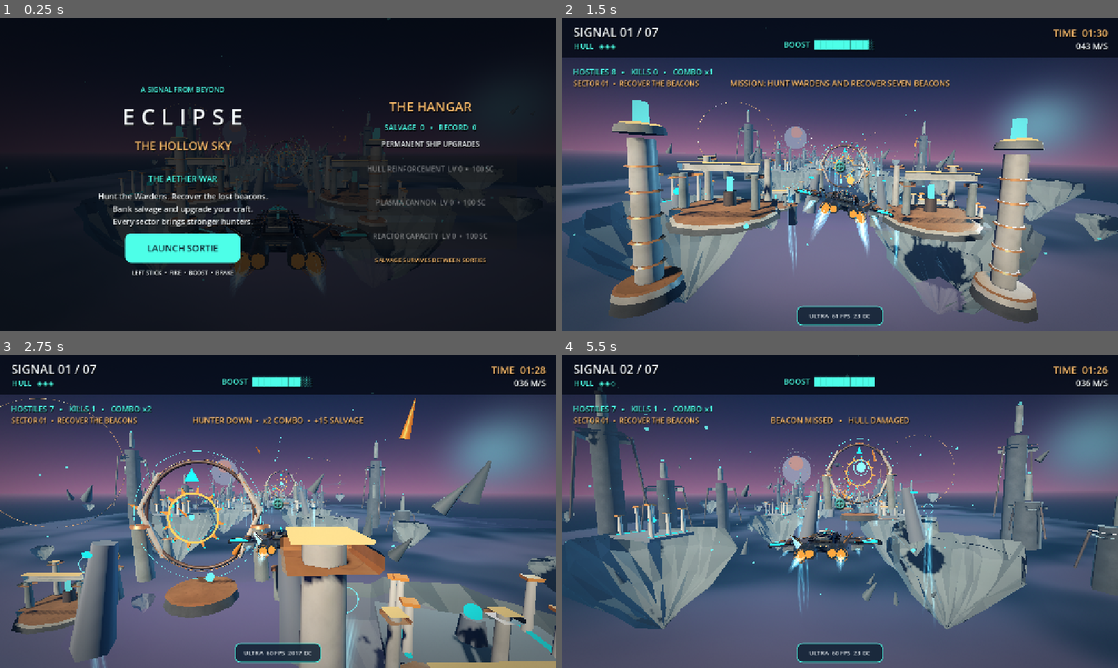
Above: before the commit, frames 1-4 (two rows, left to right).
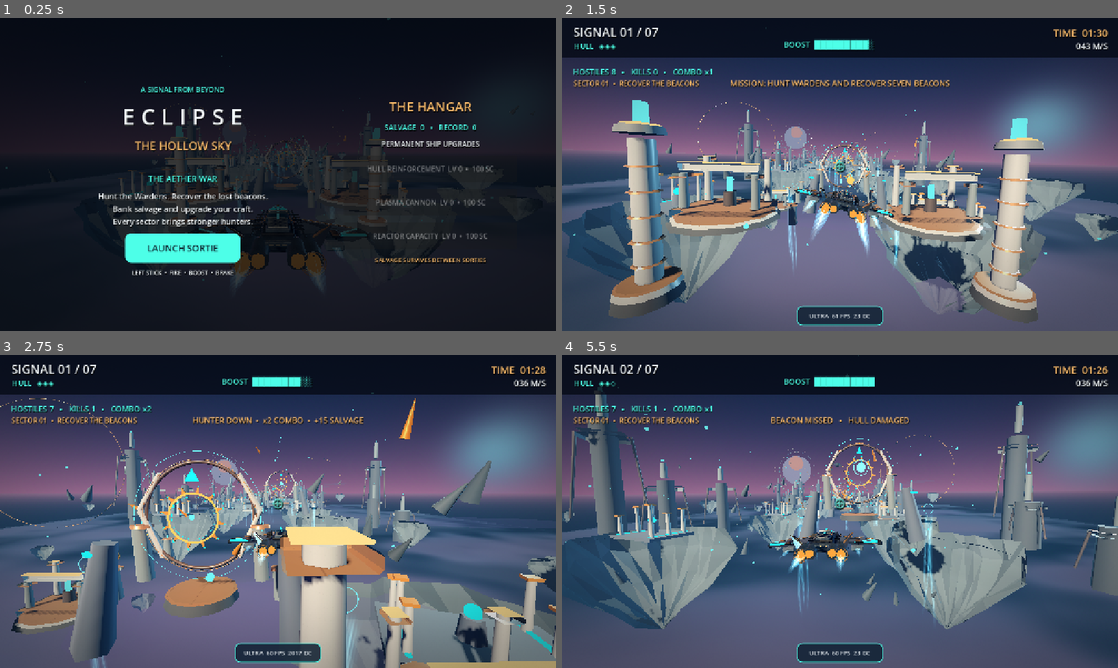
Above: after the commit, the same moments.

Repository: tpylman90-ctrl/Eclipse-The-Hollow-Sky
Game: Godot game, scene res://scenes/main.tscn
The game is run twice, just before and just after one commit, with the same random seed, the same clock (stepped at 60 frames per second) and the same inputs.
Inputs (mouse positions are in pixels of both pictures, inside the frame that each line leads up to):
- Up to frame 1 (0.25 s): no input
- Up to frame 2 (1.5 s): click "LAUNCH SORTIE" at 0.5 s; tap Enter (start_game) at 1.25 s; move the mouse to (962, 158) at 1.27 s; hold D (steer_right) from 1.28 s (still down); hold Space (boost) from 1.28 s (still down); click (962, 158) at 1.42 s
- Up to frame 3 (2.75 s): release D (steer_right) at 2 s; release Space (boost) at 2 s; drag from (166, 527) to (250, 574) at 2.02 s
- Up to frame 4 (5.5 s): move the mouse to (895, 442) at 2.77 s; hold D (steer_right) 2.78-3.5 s; hold Enter (start_game) 2.78-3.5 s; drag from (812, 574) to (673, 464) at 3.52 s; move the mouse to (1006, 558) at 4.27 s; hold A (steer_left) 4.28-5 s; hold J (fire) 4.28-5 s; drag from (673, 464) to (756, 433) at 5.02 s

The runs differ from the first frame. In frame 2, 4.3% of the frame differs, in the area x 9-87%, y 30-95%; in frame 3, 2.9%; in frame 4, 0.6%.

Commit message:
Prebake and channel-pack weathered architectural material detail for Mobile Vulkan

Diff:
--- a/shaders/weathered_architecture.gdshader
+++ b/shaders/weathered_architecture.gdshader
@@ -1,62 +1,49 @@
 shader_type spatial;
 render_mode diffuse_burley, specular_schlick_ggx;
 
-// World-space weathering, engraved sandstone grain and fine bevel wear.
-// PBR roughness and metallic responses, no external texture assets.
+// Engineered stone and bronze with CPU-prebaked periodic grain, mineral pitting,
+// etched seams and surface wear, 3 triplanar taps instead of many runtime hashes.
 uniform vec4 base_tint : source_color = vec4(0.39, 0.51, 0.53, 1.0);
 uniform vec4 vein_tint : source_color = vec4(0.13, 0.22, 0.29, 1.0);
 uniform vec4 polished_edge_tint : source_color = vec4(0.72, 0.78, 0.73, 1.0);
+uniform sampler2D mineral_atlas : repeat_enable, filter_linear_mipmap;
 uniform float metalness : hint_range(0.0, 1.0) = 0.08;
 uniform float weathering : hint_range(0.0, 1.0) = 0.5;
 uniform float roughness_level : hint_range(0.0, 1.0) = 0.72;
 uniform float map_scale : hint_range(0.01, 10.0) = 0.45;
+varying vec3 p_world;
+varying vec3 n_world;
 
-varying vec3 p_world;
-varying vec3 v_world_normal;
-
-float h31(vec3 p) {
-    return fract(sin(dot(p, vec3(127.1, 311.7, 74.7))) * 43758.5453);
-}
-float n31(vec3 p) {
-    vec3 i = floor(p);
-    vec3 f = fract(p);
-    f = f * f * (3.0 - 2.0*f);
-    float a = mix(h31(i),h31(i+vec3(1.,0.,0.)),f.x);
-    float b = mix(h31(i+vec3(0.,1.,0.)),h31(i+vec3(1.,1.,0.)),f.x);
-    float c = mix(h31(i+vec3(0.,0.,1.)),h31(i+vec3(1.,0.,1.)),f.x);
-    float d = mix(h31(i+vec3(0.,1.,1.)),h31(i+vec3(1.,1.,1.)),f.x);
-    return mix(mix(a,b,f.y),mix(c,d,f.y),f.z);
-}
 void vertex() {
     p_world = (MODEL_MATRIX * vec4(VERTEX, 1.0)).xyz;
-    v_world_normal = normalize((MODEL_MATRIX * vec4(NORMAL, 0.0)).xyz);
+    n_world = normalize((MODEL_MATRIX * vec4(NORMAL, 0.0)).xyz);
 }
 void fragment() {
-    vec3 p = p_world * map_scale;
-    vec3 n = normalize(v_world_normal);
-    float large = n31(p * 0.64);
-    float medium = n31(p * 2.42);
-    float small = n31(p * 7.4);
-    float grit = n31(p * 17.8);
+    vec3 normal = normalize(n_world);
+    vec3 axis = pow(abs(normal), vec3(4.0));
+    axis /= max(axis.x + axis.y + axis.z, 0.001);
+    vec3 uv_pos = p_world * map_scale * 0.050;
+    vec4 packed = texture(mineral_atlas, uv_pos.yz) * axis.x
+                + texture(mineral_atlas, uv_pos.xz) * axis.y
+                + texture(mineral_atlas, uv_pos.xy) * axis.z;
+    float large = packed.r;
+    float medium = packed.g;
+    float small = packed.b;
+    float grit = packed.a;
     float fbm = large * 0.47 + medium * 0.29 + small * 0.16 + grit * 0.08;
-
-    vec3 axis = abs(n);
-    axis = pow(axis, vec3(3.0));
-    axis /= max(dot(axis, vec3(1.0)), 0.001);
-    float bedding = sin(p_world.y * 4.17 + large * 7.0 + medium * 2.3);
     float pores = smoothstep(0.45, 0.92, small * 0.75 + grit * 0.42);
-    float hairline = 1.0 - smoothstep(0.0, 0.043, abs(sin(p_world.y * 5.2 + large * 7.0 + p_world.x * 0.47)) );
-    float grooves = mix(0.24, 1.0, axis.y) * hairline * 0.16;
-    float crack = smoothstep(0.48, 0.72, medium - large * 0.16) * (0.13 + grooves);
-    float erosion = pow(1.0 - fbm, 2.4) * weathering * 0.23;
-    vec3 color = base_tint.rgb * mix(0.70,1.21,fbm);
-    color = mix(color, vein_tint.rgb, clamp(crack * weathering + grooves + erosion, 0.0, 0.48));
-    float gleam = smoothstep(0.67,0.94,large * 0.61 + small * 0.39) * 0.16;
+    float groove = 1.0 - smoothstep(0.0, 0.043,
+        abs(sin(p_world.y * 5.2 + large * 7.0 + p_world.x * 0.47)));
+    float etched = mix(0.24, 1.0, axis.y) * groove * 0.16;
+    float crack = smoothstep(0.48, 0.72, medium - large * 0.16) * (0.13 + etched);
+    float erosion = (1.0 - fbm) * (1.0 - fbm) * weathering * 0.23;
+    vec3 color = base_tint.rgb * mix(0.70, 1.21, fbm);
+    color = mix(color, vein_tint.rgb, clamp(crack * weathering + etched + erosion, 0.0, 0.48));
+    float gleam = smoothstep(0.67, 0.94, large * 0.61 + small * 0.39) * 0.16;
     color = mix(color, polished_edge_tint.rgb, gleam);
     color *= 1.0 - pores * 0.10 * weathering;
-
     ALBEDO = color;
-    ROUGHNESS = clamp(roughness_level + (0.5 - fbm) * 0.26 + pores * 0.07,0.16,1.0);
+    ROUGHNESS = clamp(roughness_level + (0.5 - fbm) * 0.26 + pores * 0.07, 0.16, 1.0);
     METALLIC = metalness;
     AO = clamp(1.0 - crack * 0.25 - pores * 0.12, 0.65, 1.0);
     SPECULAR = 0.45;
